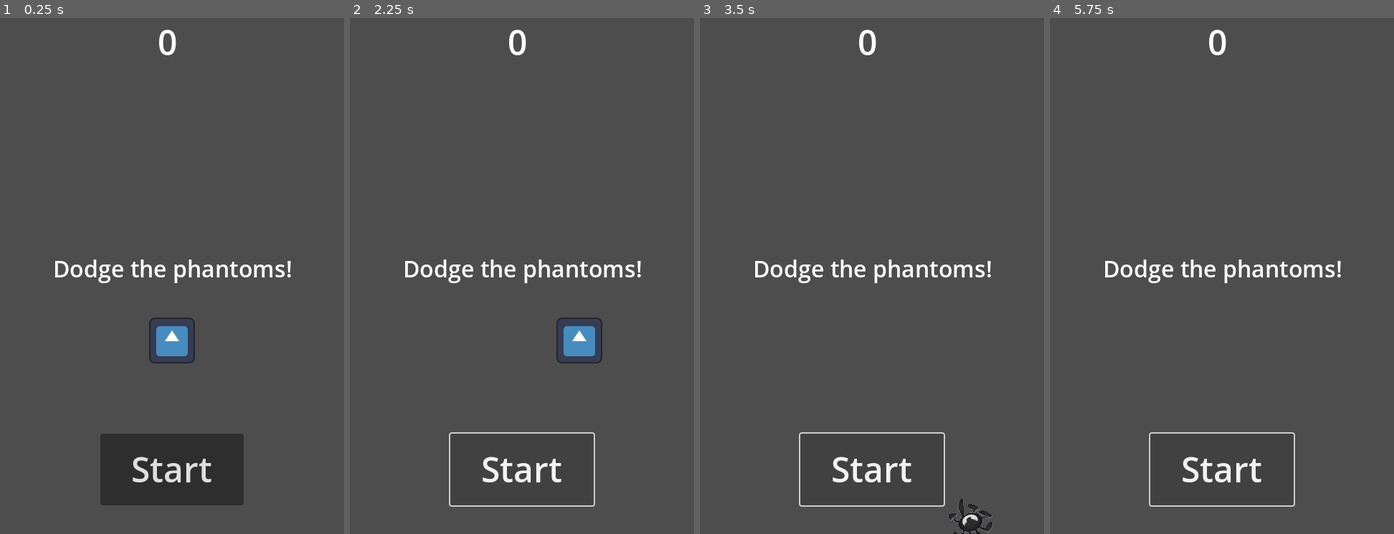
Above: before the commit, frames 1-4 (left to right).
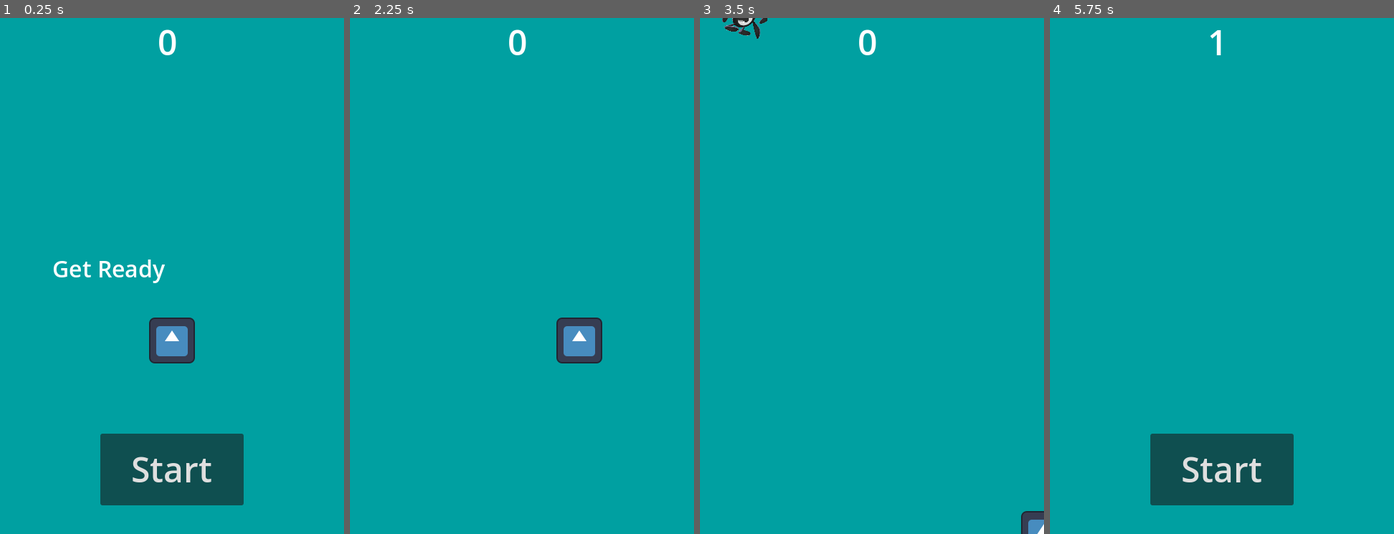
Above: after the commit, the same moments.

Repository: zacharyh9108/Dodgeball
Game: Godot game, scene res://main.tscn
The game is run twice, just before and just after one commit, with the same random seed, the same clock (stepped at 60 frames per second) and the same inputs. The engine's default icon, where the game draws it, is replaced by a stand-in: a white triangle on a blue panel in a dark square.
Inputs (mouse positions are in pixels of both pictures, inside the frame that each line leads up to):
- Up to frame 1 (0.25 s): no input
- Up to frame 2 (2.25 s): click "Start" at 0.5 s; click (522, 472) at 1.25 s, where only the run before the commit has a clickable "Start"; tap Enter at 2 s; hold D (move_right) from 2.03 s (still down)
- Up to frame 3 (3.5 s): release D (move_right) at 2.78 s; hold S (move_down) from 2.78 s (still down)
- Up to frame 4 (5.75 s): release S (move_down) at 3.53 s; hold D (move_right) 3.53-4.28 s; hold W (move_up) 4.28-5.03 s; tap Space at 5 s; hold A (move_left) from 5.03 s (still down)

The runs differ from the first frame. In frame 1, 98% of the frame differs, in the area x 0-100%, y 0-100%; in frame 2, 99%; in frame 3, 100%; in frame 4, 100%.

Commit message:
Fully implemented HUD
The score is displayed and gets changed, the start button works, and the messages are outputted at the correct moments

Diff:
--- a/hud.gd
+++ b/hud.gd
@@ -6,7 +6,6 @@
 # Called when the node enters the scene tree for the first time.
 func _ready():
 	pass # Replace with function body.
-
 
 # Called every frame. 'delta' is the elapsed time since the previous frame.
 func _process(delta):
--- a/hud.tscn
+++ b/hud.tscn
@@ -1,6 +1,9 @@
-[gd_scene format=3 uid="uid://0p6m86cq8vya"]
+[gd_scene load_steps=2 format=3 uid="uid://0p6m86cq8vya"]
+
+[ext_resource type="Script" path="res://hud.gd" id="1_wwa6v"]
 
 [node name="HUD" type="CanvasLayer"]
+script = ExtResource("1_wwa6v")
 
 [node name="ScoreLabel" type="Label" parent="."]
 anchors_preset = 5
@@ -19,9 +22,9 @@
 anchor_top = 0.5
 anchor_right = 0.5
 anchor_bottom = 0.5
-offset_left = -125.0
+offset_left = -167.0
 offset_top = -33.5
-offset_right = 125.0
+offset_right = 167.0
 offset_bottom = 33.5
 grow_horizontal = 2
 grow_vertical = 2
@@ -45,3 +48,6 @@
 text = "Start"
 
 [node name="MessageTimer" type="Timer" parent="."]
+
+[connection signal="pressed" from="StartButton" to="." method="_on_start_button_pressed"]
+[connection signal="timeout" from="MessageTimer" to="." method="_on_message_timer_timeout"]
--- a/main.gd
+++ b/main.gd
@@ -8,17 +8,21 @@
 	new_game()
 
 # Called every frame. 'delta' is the elapsed time since the previous frame.
-func _process(delta):
+func _process(_delta):
 	pass
 
 func game_over():
 	$ScoreTimer.stop()
 	$MobTimer.stop()
+	$HUD.show_game_over()
 
 func new_game():
 	score = 0
 	$Player.start($StartPosition.position)
 	$StartTimer.start()
+	$HUD.update_score(score)
+	$HUD.show_message("Get Ready")
+	get_tree().call_group("mobs", "queue_free")
 
 func _on_mob_timer_timeout():
 	# Create a new instance of the Mob scene.
@@ -47,6 +51,7 @@
 
 func _on_score_timer_timeout():
 	score += 1
+	$HUD.update_score(score)
 
 
 func _on_start_timer_timeout():
--- a/main.tscn
+++ b/main.tscn
@@ -14,6 +14,14 @@
 [node name="Main" type="Node"]
 script = ExtResource("1_4lnlv")
 mob_scene = ExtResource("2_cxehb")
+
+[node name="ColorRect" type="ColorRect" parent="."]
+anchors_preset = 15
+anchor_right = 1.0
+anchor_bottom = 1.0
+grow_horizontal = 2
+grow_vertical = 2
+color = Color(1.73271e-06, 0.628725, 0.629718, 1)
 
 [node name="MobTimer" type="Timer" parent="."]
 wait_time = 0.5
@@ -40,3 +48,4 @@
 [connection signal="timeout" from="ScoreTimer" to="." method="_on_score_timer_timeout"]
 [connection signal="timeout" from="StartTimer" to="." method="_on_start_timer_timeout"]
 [connection signal="hit" from="Player" to="." method="game_over"]
+[connection signal="start_game" from="HUD" to="." method="new_game"]
--- a/mob.tscn
+++ b/mob.tscn
@@ -16,20 +16,20 @@
 
 [sub_resource type="RectangleShape2D" id="RectangleShape2D_3b2hk"]
 
-[node name="Mob" type="RigidBody2D"]
+[node name="Mob" type="RigidBody2D" groups=["mobs"]]
 collision_mask = 0
 gravity_scale = 0.0
 script = ExtResource("1_qq405")
 
-[node name="AnimatedSprite2D" type="AnimatedSprite2D" parent="."]
+[node name="AnimatedSprite2D" type="AnimatedSprite2D" parent="." groups=["mobs"]]
 scale = Vector2(0.2, 0.2)
 sprite_frames = SubResource("SpriteFrames_h0lxh")
 metadata/_edit_group_ = true
 
-[node name="CollisionShape2D" type="CollisionShape2D" parent="."]
+[node name="CollisionShape2D" type="CollisionShape2D" parent="." groups=["mobs"]]
 scale = Vector2(3.5, 3.5)
 shape = SubResource("RectangleShape2D_3b2hk")
 metadata/_edit_group_ = true
 
-[node name="VisibleOnScreenNotifier2D" type="VisibleOnScreenNotifier2D" parent="."]
+[node name="VisibleOnScreenNotifier2D" type="VisibleOnScreenNotifier2D" parent="." groups=["mobs"]]
 metadata/_edit_group_ = true
